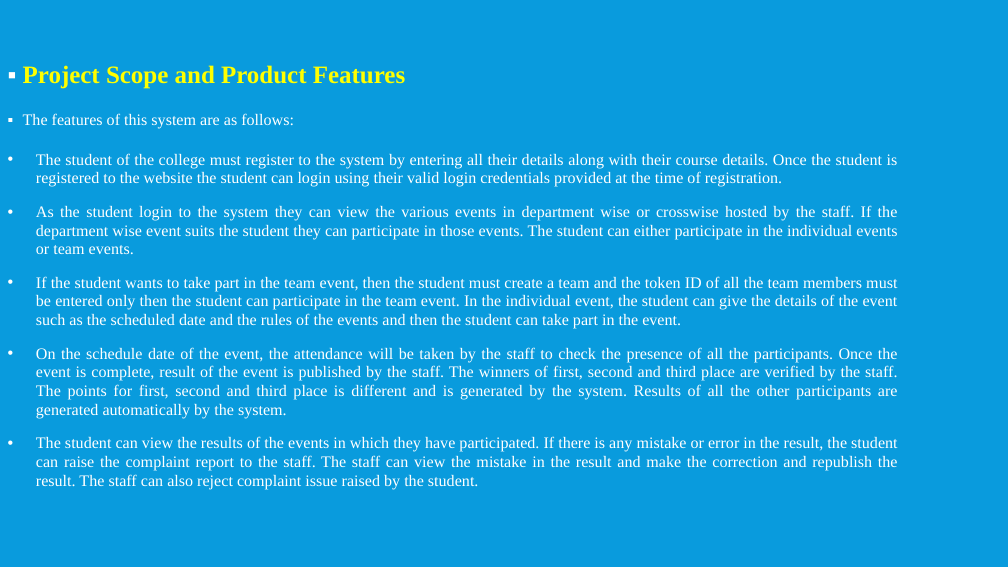
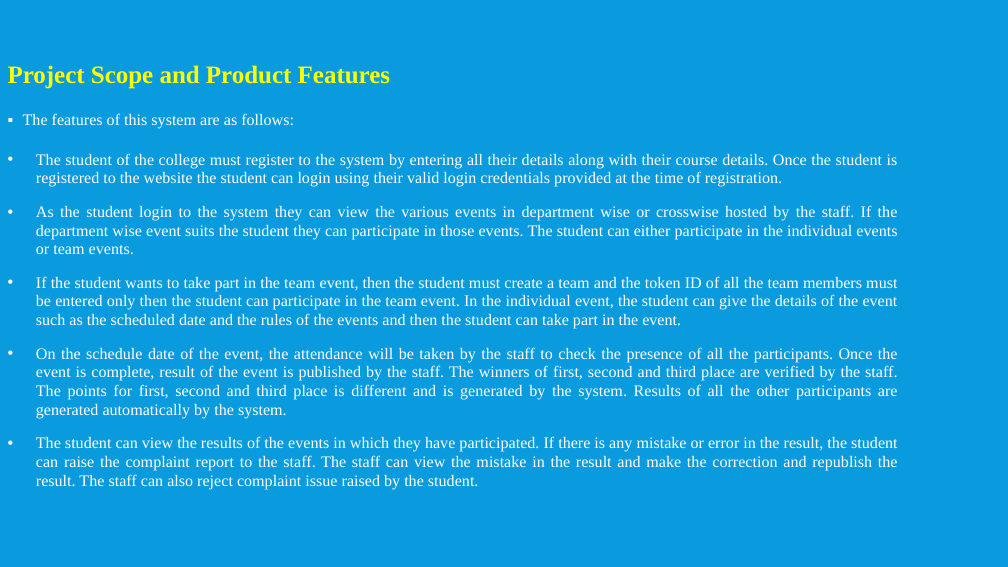
Before and after one commit to SanjayJoshi116/Extra-Curricular-Activity-Management, a slide deck: slide 4 of Project Docs/Presentation.pptx. Drawn at 1008x567 pixels with LibreOffice and Linux fonts; fonts in the diff are those of the drawing. Boxes give left, top, right and bottom in pixels: in the first picture for what was removed or moved away, otherwise in the second. Text is boxed around its words. In the diff, an @@ line names an element or a change of style, - is before the commit and + after.

```diff
--- a/Project Docs/Presentation.pptx
+++ b/Project Docs/Presentation.pptx
@@ text at (x1=8, y1=65, x2=390, y2=89): bullet ▪ to none @@
```
Also in this commit, not shown: 4 other slides changed, 1 slide added, 1 other file.
